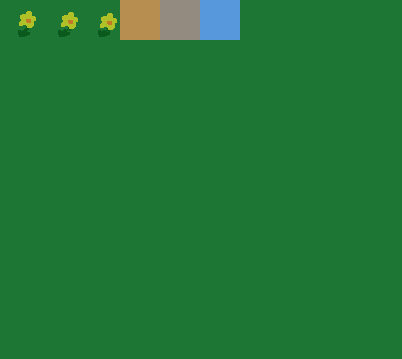
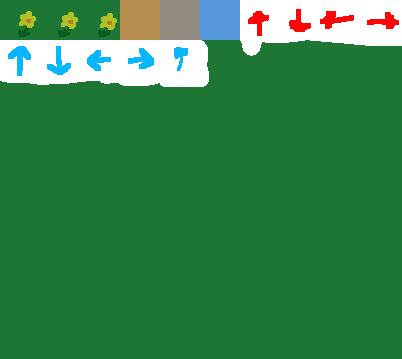
The second 402 x 359 image is a revision of the first. Changes to its layers:
painted on "Background" over box(0, 0, 402, 87)
